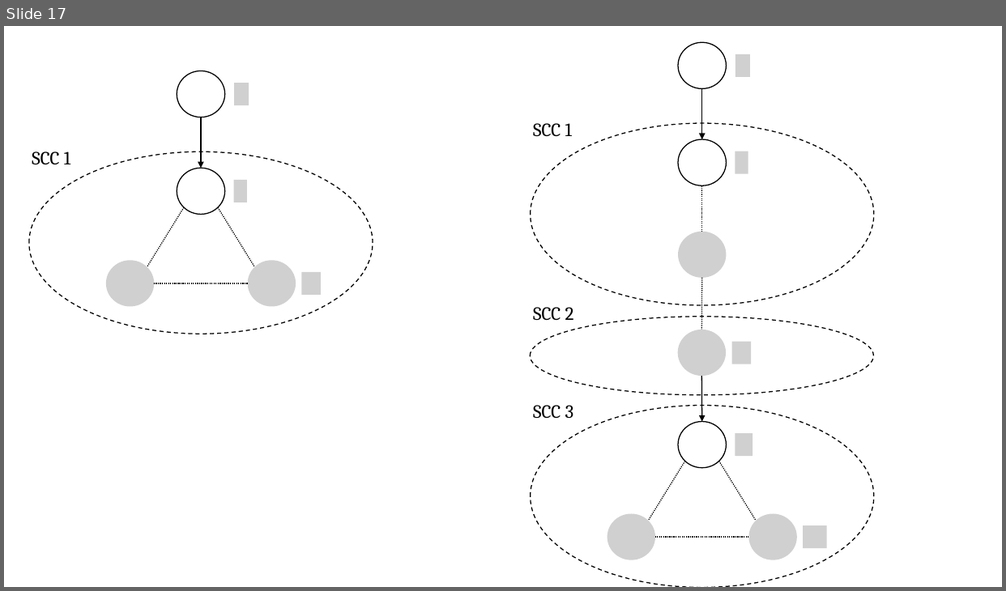
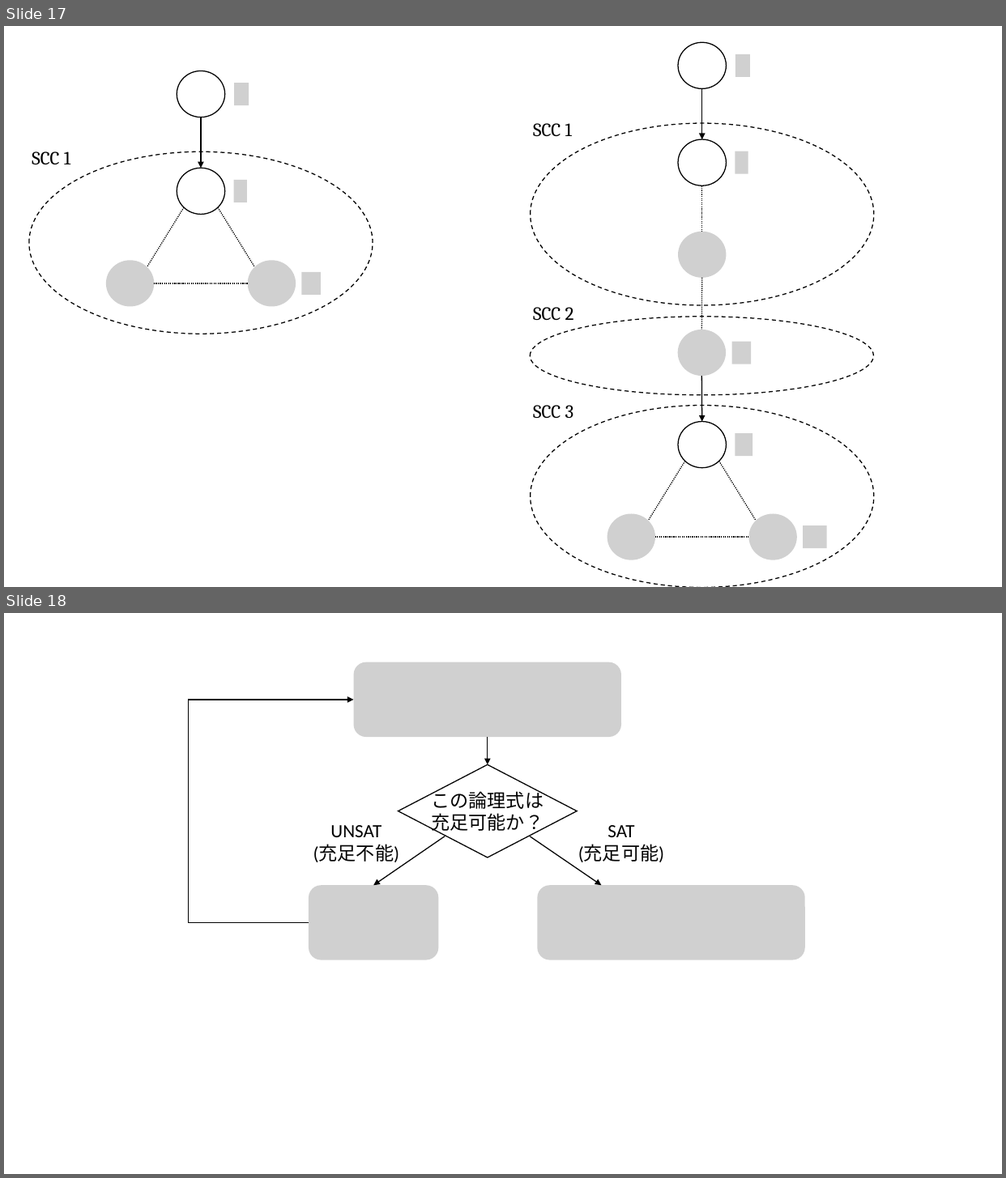
Before and after one commit to t-yokoga/svv2024, a slide deck: img/プレゼンテーション1 [自動保存済み].pptx. Shown one above the other, each under a label of ours: slide 17 before the commit, slides 17 and 18 after it. The pictures are 1006x591 and 1006x1178 pixels, drawn with LibreOffice and Linux fonts; fonts in the diff are those of the drawing; grey boxes stand for pictures. Boxes give left, top, right and bottom in pixels: in the first picture for what was removed or moved away, otherwise in the second. Text is boxed around its words. In the diff, an @@ line names an element or a change of style, - is before the commit and + after.

```diff
--- a/img/プレゼンテーション1 [自動保存済み].pptx
+++ b/img/プレゼンテーション1 [自動保存済み].pptx
@@ slide 18 added at [4, 613, 1002, 1174], background #FFFFFF @@
@@ picture added at [354, 662, 621, 737] @@
@@ elbow arrow added from (309, 923) to (354, 700), #000000 1 pt @@
@@ arrow added from (488, 737) to (488, 765), #000000 1 pt @@
@@ diamond added at [398, 765, 577, 858], fill #FFFFFF, outline #000000 1 pt, 18 pt, text #000000 @@
+この論理式は
+充足可能か？
@@ text added at [313, 825, 399, 862], 18 pt, text #000000 @@
+UNSAT
+(充足不能)
@@ text added at [578, 825, 664, 862], 18 pt, text #000000 @@
+SAT
+(充足可能)
@@ arrow added from (445, 837) to (374, 885), #000000 1 pt @@
@@ arrow added from (530, 837) to (602, 885), #000000 1 pt @@
@@ picture added at [309, 885, 439, 960] @@
@@ picture added at [537, 885, 805, 960] @@
```
Also in this commit, not shown: 2 other slides added, 33 other files.
